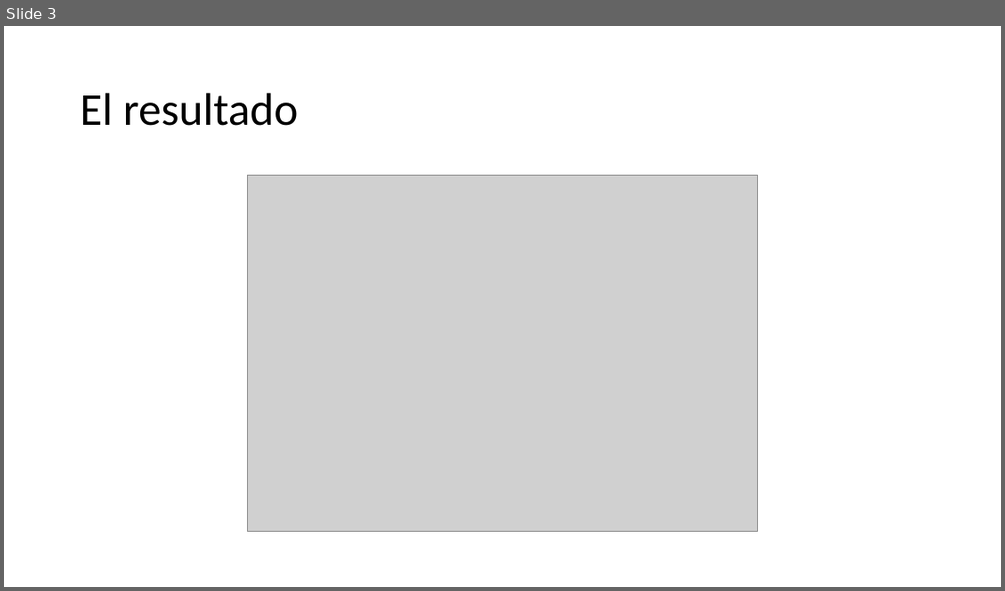
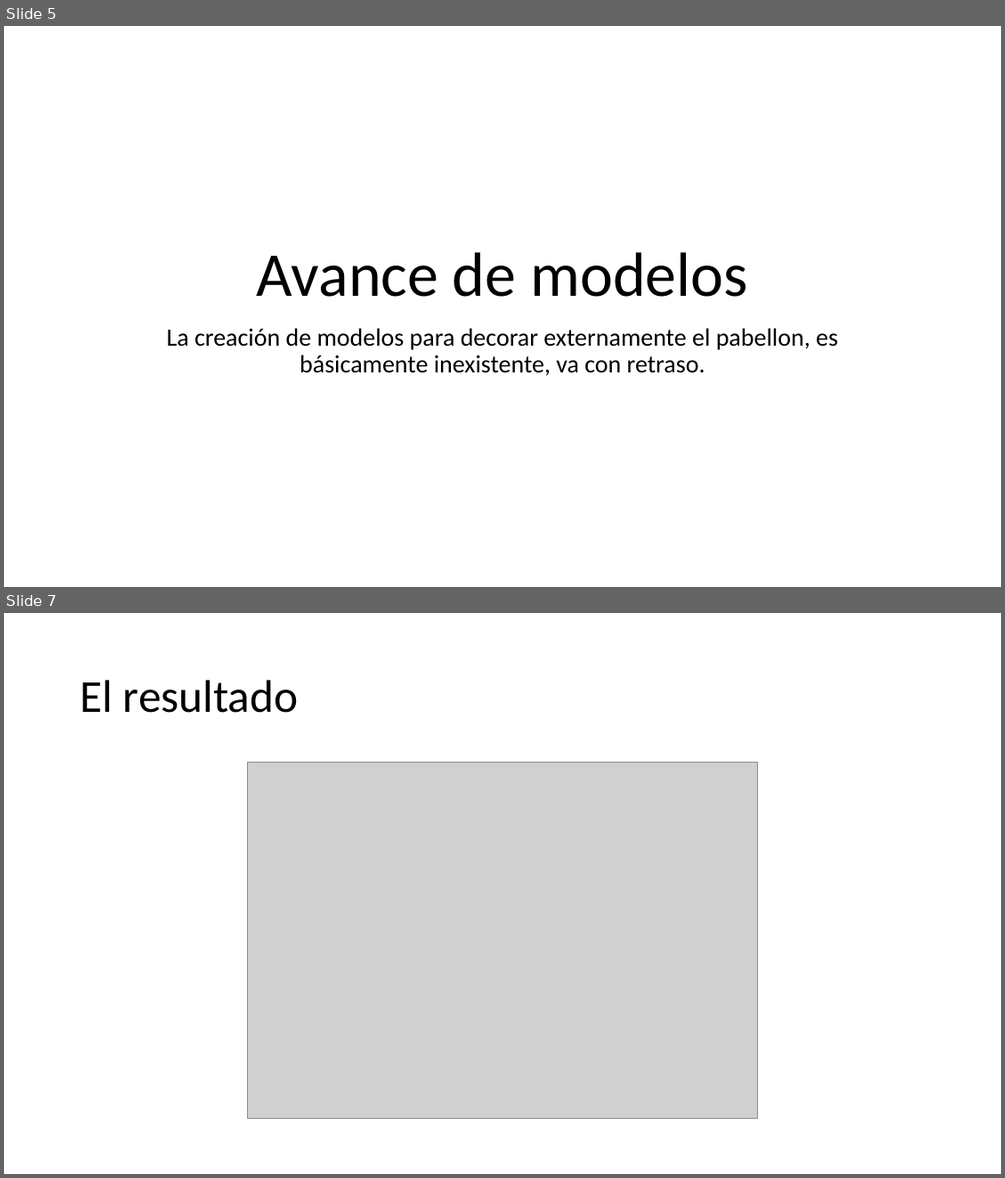
Before and after one commit to EzioFenix/Proyecto_computacion_grafica_2024-1, a slide deck: Presentación del progreso.pptx. Shown one above the other, each under a label of ours: slide 3 before the commit, slides 5 and 7 after it; the slides between them are not shown. The pictures are 1005x591 and 1005x1178 pixels, drawn with LibreOffice and Linux fonts; fonts in the diff are those of the drawing; grey boxes stand for pictures. Boxes give left, top, right and bottom in pixels: in the first picture for what was removed or moved away, otherwise in the second. Text is boxed around its words. In the diff, an @@ line names an element or a change of style, - is before the commit and + after.

```diff
--- a/Presentación del progreso.pptx
+++ b/Presentación del progreso.pptx
@@ slide 5 added at [4, 26, 1001, 587], background #FFFFFF @@
@@ title added at [257, 252, 748, 297], 60 pt, text #000000 @@
+Avance de modelos
@@ subtitle added at [167, 328, 838, 376], 24 pt, text #000000 @@
+La creación de modelos para decorar externamente el pabellon, es básicamente inexistente, va con retraso.
@@ what was slide 3 is now slide 7 @@
```
Also in this commit, not shown: 2 slides changed, 10 other slides added, 3 other files.
